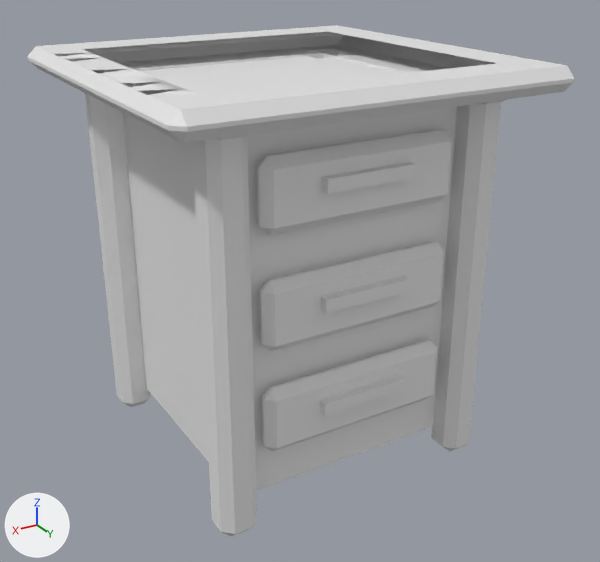
One commit to the FBX model Assets/Blender Exports/fixed obejcts/desser_fixed.fbx: the scene before it, then after it.
Camera for both pictures: a 50 mm camera at (3.29, 5.74, 4.3) aimed at (-0.08, 0.12, 1.49). Every picture has the same lights, and +X, +Y and +Z are marked at lower left. Vertices at the same position are counted once.
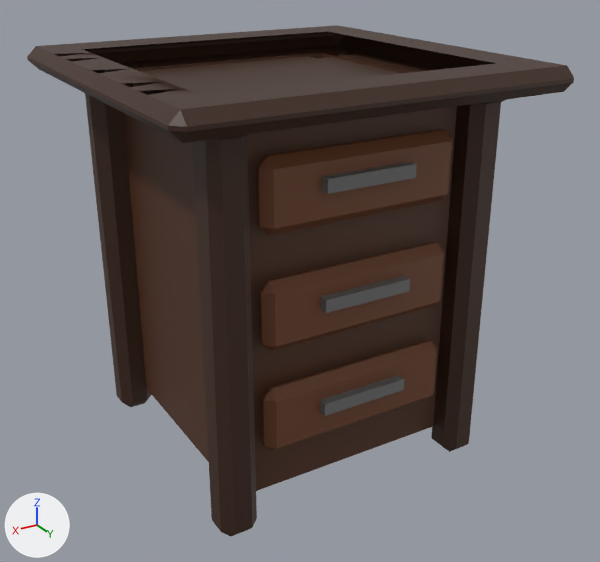
Diff of the bpy script that builds the scene:
```diff
--- a/Assets/Blender Exports/fixed obejcts/desser_fixed.fbx.py
+++ b/Assets/Blender Exports/fixed obejcts/desser_fixed.fbx.py
@@ mat_inner_box @@
+mat_inner_box = principled_material('Inner Box')
+mat_inner_box.base_color = (0.0826, 0.03, 0.0131)  # brown #51301e
@@ mat_outer_trim @@
+mat_outer_trim = principled_material('Outer Trim')
+mat_outer_trim.base_color = (0.0482, 0.0185, 0.00857)  # brown #3e2517
@@ mat_handles @@
+mat_handles = principled_material('Handles')
+mat_handles.base_color = (0.17, 0.17, 0.17)  # grey #737373
@@ mat_drawer @@
+mat_drawer = principled_material('Drawer')
+mat_drawer.base_color = (0.165, 0.0568, 0.0231)  # brown #71432a
@@ me_cube_001 @@
 me_cube_001.from_pydata(...)  # 831 vertices, 838 faces; spans x -1.59..1.58, y -1.61..1.56, z -0.97..2.36
 # used by ob_cube; location = (0.0, 0.0, 1.002)
+# me_cube_001 part 1: 471 of the faces centred in x -1.59..1.58, y -1.61..1.56, z 2.13..2.36 switch from no material to mat_outer_trim (brown #3e2517)
+# me_cube_001 part 2: 68 of the faces centred in x -1.23..1.23, y -1.23..1.23, z -0.97..0.95 switch from no material to mat_outer_trim (brown #3e2517)
+# me_cube_001 part 3: all 2 faces centred in x 0.0..1.0, y 0.0..1.0, z 0.71 switch from no material to mat_inner_box (brown #51301e)
+# me_cube_001 part 4: the 1 face centred in x -1.0, y 0.0, z 0.71 switches from no material to mat_inner_box (brown #51301e)
+# me_cube_001 part 5: the 1 face centred in x 0.0, y -1.0, z 0.71 switches from no material to mat_inner_box (brown #51301e)
+# me_cube_001 part 6: 270 of the faces centred in x -0.81..0.82, y 1.0..1.17, z -0.37..1.91 switch from no material to mat_drawer (brown #71432a)
+# me_cube_001 part 7: all 24 faces centred in x -0.37..0.37, y 1.21..1.24, z -0.1..1.74 switch from no material to mat_handles (grey #727272)
```

Location of each change, [x1, y1, x2, y2] in pixels of the pictures (600 x 562 px):
part 1 of me_cube_001, recoloured (white to brown)
    both: [27, 25, 574, 143]
part 2 of me_cube_001, recoloured (grey to brown)
    both: [85, 93, 501, 536]
part 3 of me_cube_001, recoloured (grey to brown)
    both: [123, 106, 457, 491]
part 4 of me_cube_001, recoloured (white to brown)
    both: [322, 53, 408, 73]
part 5 of me_cube_001, recoloured (grey to brown)
    both: [134, 53, 323, 71]
part 6 of me_cube_001, recoloured (grey to brown)
    both: [257, 129, 452, 452]
part 7 of me_cube_001, recoloured
    both: [320, 162, 417, 416]
